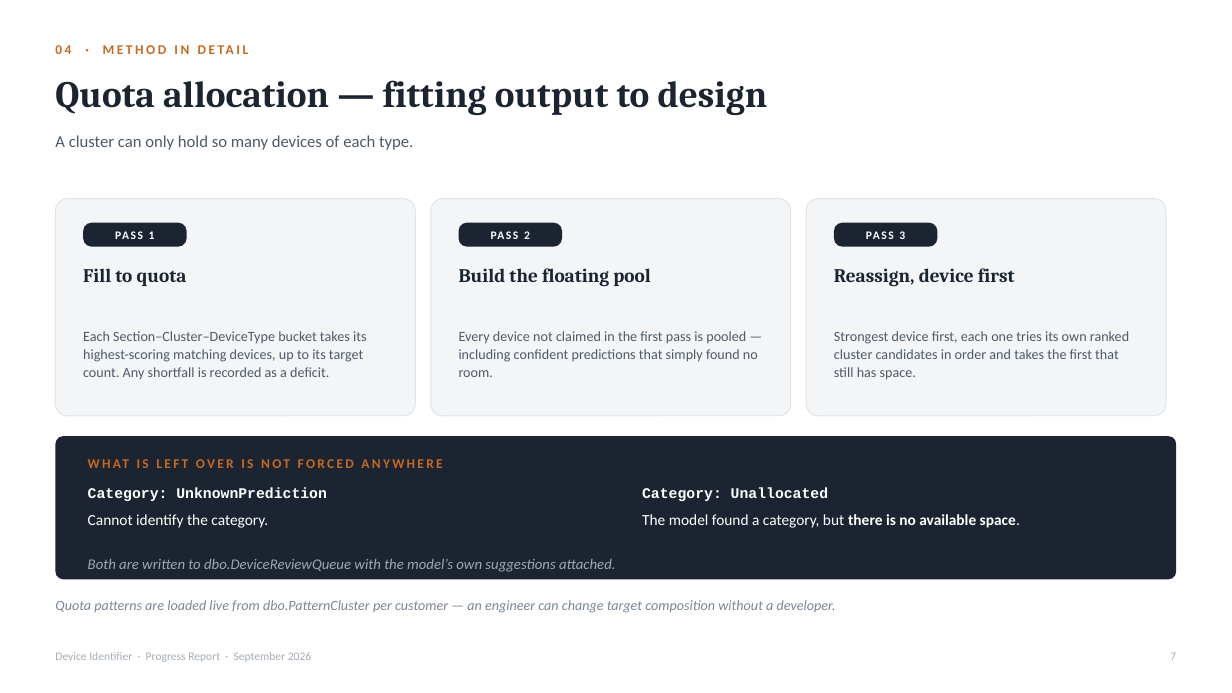
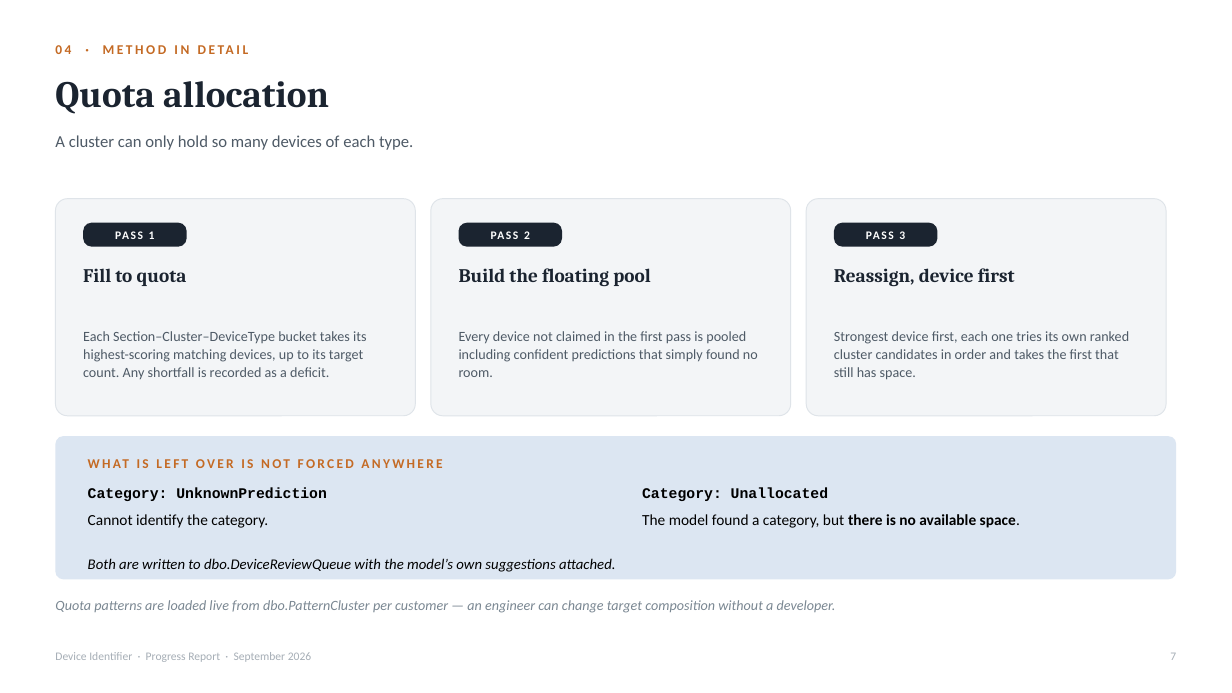
Before and after one commit to Syaziyah30/DeviceCluster, a slide deck: slide 8 of handoff/DeviceIdentifierProgress.pptx (slide 7 before the commit). Drawn at 1232x693 pixels with LibreOffice and Linux fonts; fonts in the diff are those of the drawing. Boxes give left, top, right and bottom in pixels: in the first picture for what was removed or moved away, otherwise in the second. Text is boxed around its words. In the diff, an @@ line names an element or a change of style, - is before the commit and + after.

```diff
--- a/handoff/DeviceIdentifierProgress.pptx
+++ b/handoff/DeviceIdentifierProgress.pptx
@@ text at [55,81,329,114]: text changed @@
-Quota allocation — fitting output to design
+Quota allocation
@@ text at [459,331,758,377]: text changed @@
-Every device not claimed in the first pass is pooled — including confident predictions that simply found no room.
+Every device not claimed in the first pass is pooled including confident predictions that simply found no room.
@@ rounded rectangle at [55,436,1177,579]: fill #1B2430 to #DCE6F2 @@
@@ text colour #FFFFFF to #000000 in 4 elements at [88,514,268,528], [642,514,1020,528], [88,488,327,501], [642,488,828,501] @@
@@ text "Both are written to dbo.DeviceReviewQueue ..." at [88,558,615,572]: text colour #9EA8B2 to #000000 @@
```
Also in this commit, not shown: 15 other slides changed, 6 slides added.
